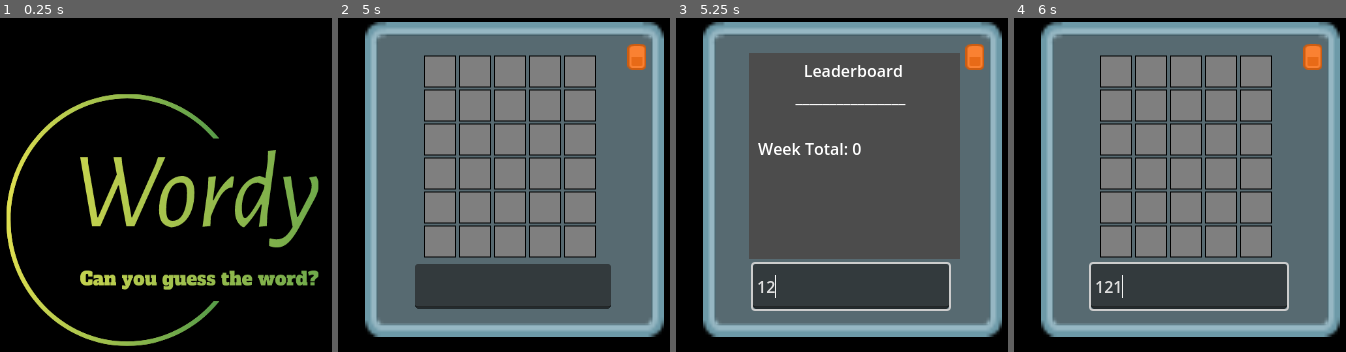
Above: before the commit, frames 1-4 (left to right).
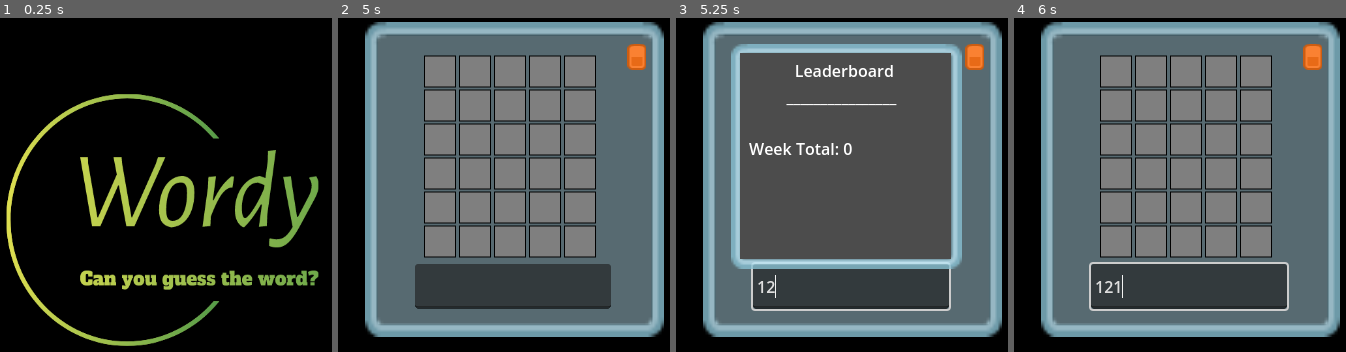
Above: after the commit, the same moments.

Repository: KindaWrks/Wordy
Game: Godot game, scene res://boot_up.tscn
Two runs of this game, one before a commit and one after it. Both use one fixed random seed, a clock stepped at 60 frames per second and the inputs below.
Inputs (mouse positions are in pixels of both pictures, inside the frame that each line leads up to):
- Up to frame 1 (0.25 s): no input
- Up to frame 2 (5 s): tap Enter at 0.5, 2, 3.5 s; move the mouse to (603, 198) at 0.52 s; tap 1 (Show_LB) at 0.6, 2.1, 3.6 s; click (603, 198) at 0.67 s; tap Space at 1.25, 2.75, 4.25 s; drag from (434, 238) to (494, 298) at 1.27 s; move the mouse to (553, 131) at 2.02 s; click (553, 131) at 2.17 s; drag from (494, 298) to (394, 158) at 2.77 s; move the mouse to (633, 278) at 3.52 s; click (633, 278) at 3.67 s; drag from (394, 158) to (454, 118) at 4.27 s
- Up to frame 3 (5.25 s): click (851, 285) at 5.02 s; type "12" at 5.1 s
- Up to frame 4 (6 s): move the mouse to (1189, 31) at 5.77 s; tap 1 (Show_LB) at 5.85 s; click (1189, 31) at 5.92 s

Frames 1-2 are identical in both runs. In frame 3, 11% of the frame differs, in the area x 16-87%, y 7-76%; in frame 4, nothing differs.

Commit message:
added temp border to scoreboard

Diff:
--- a/wordy.tscn
+++ b/wordy.tscn
@@ -184,7 +184,13 @@
 [node name="LeaderBoard" type="Node2D" parent="."]
 visible = false
 z_index = 1
+position = Vector2(-9, 0)
 script = ExtResource("9_jr2qa")
+
+[node name="glassPanel" type="Sprite2D" parent="LeaderBoard"]
+position = Vector2(202.5, 138.5)
+scale = Vector2(2.31, 2.25)
+texture = ExtResource("2_hjf1n")
 
 [node name="ColorRect" type="ColorRect" parent="LeaderBoard"]
 offset_left = 96.0
